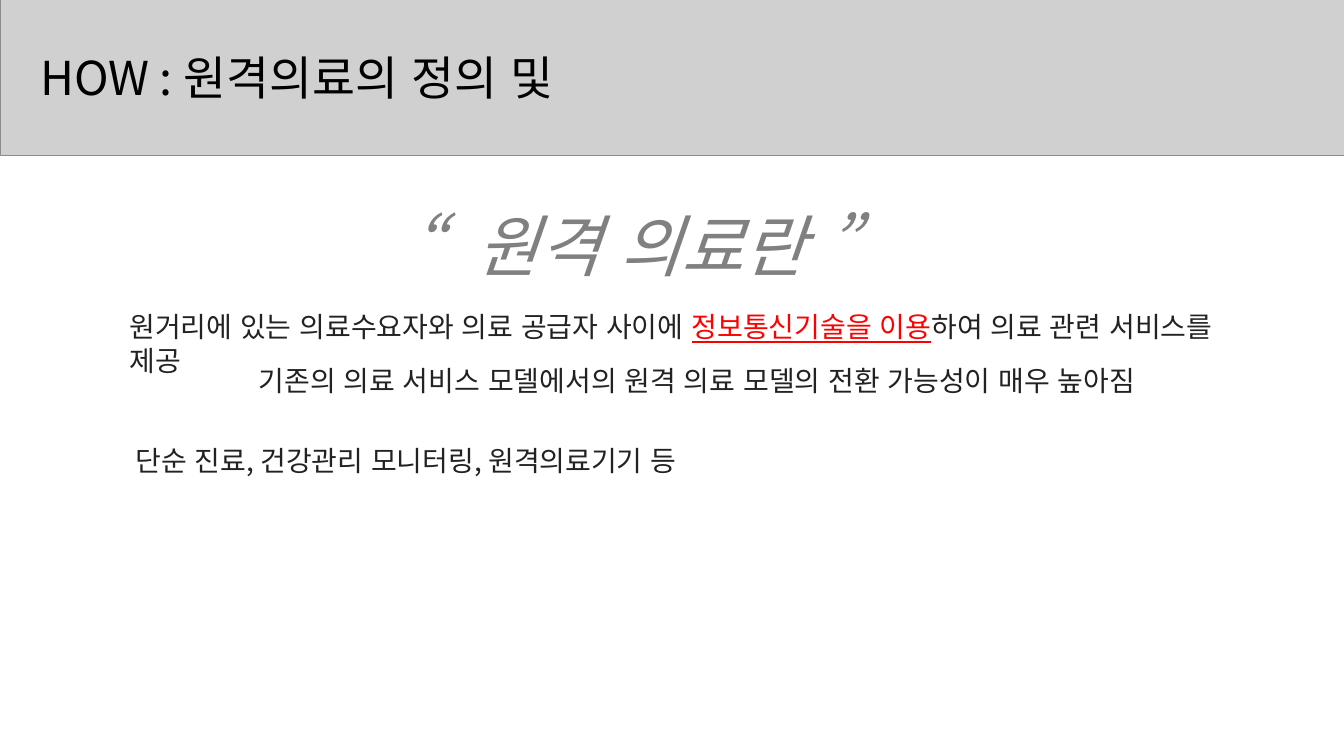
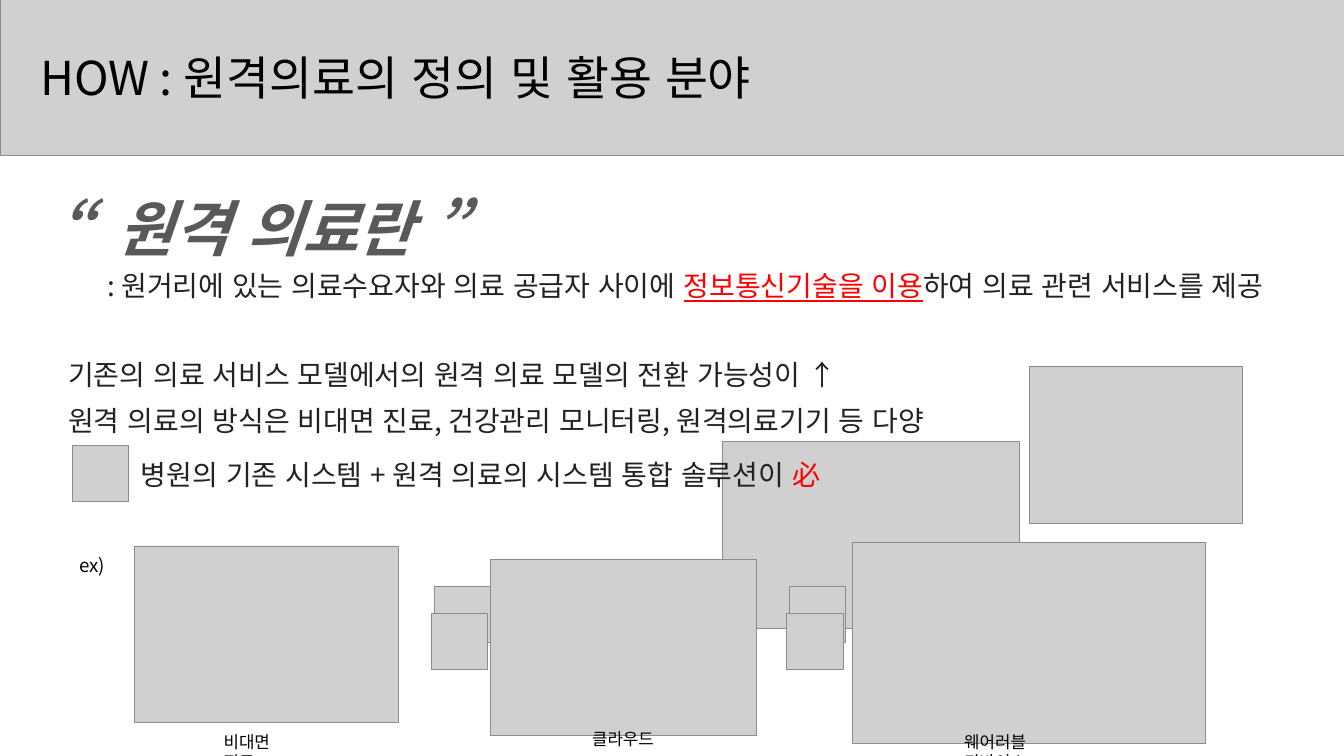
Before and after one commit to zdlghtjdz/codingtest, a slide deck: slide 3 of 공채관련_자료/농심 NDS/NDS 임원 면접 초안2.pptx. Drawn at 1344x756 pixels with LibreOffice and Linux fonts; fonts in the diff are those of the drawing; grey boxes stand for pictures. Boxes give left, top, right and bottom in pixels: in the first picture for what was removed or moved away, otherwise in the second. Text is boxed around its words. In the diff, an @@ line names an element or a change of style, - is before the commit and + after.

```diff
--- a/공채관련_자료/농심 NDS/NDS 임원 면접 초안2.pptx
+++ b/공채관련_자료/농심 NDS/NDS 임원 면접 초안2.pptx
@@ text at box(40, 56, 751, 99): text changed @@
-HOW : 원격의료의 정의 및
+HOW : 원격의료의 정의 및 활용 분야
@@ text "“원격 의료란 ”": place and size @@
-text "“원격 의료란 ”" at box(477, 215, 804, 276)
+text "“원격 의료란 ”" at box(118, 200, 413, 257)
@@ text "“원격 의료란 ”" at box(118, 200, 413, 257): size 72 to 65 pt, text colour #808080 to #595959, bold on @@
@@ text at box(121, 273, 1263, 302): text changed @@
-원거리에 있는 의료수요자와 의료 공급자 사이에 정보통신기술을 이용하여 의료 관련 서비스를 제공
+: 원거리에 있는 의료수요자와 의료 공급자 사이에 정보통신기술을 이용하여 의료 관련 서비스를 제공
@@ text at box(68, 361, 800, 388): text changed @@
-기존의 의료 서비스 모델에서의 원격 의료 모델의 전환 가능성이 매우 높아짐
+기존의 의료 서비스 모델에서의 원격 의료 모델의 전환 가능성이 ↑
@@ picture added at box(1030, 366, 1243, 523) @@
@@ text at box(68, 408, 924, 436): text changed @@
-단순 진료, 건강관리 모니터링, 원격의료기기 등
+원격 의료의 방식은 비대면 진료, 건강관리 모니터링, 원격의료기기 등 다양
@@ picture added at box(73, 445, 129, 501) @@
@@ picture added at box(722, 441, 1019, 628) @@
@@ text added at box(141, 457, 820, 493), 30 pt, text #222222 @@
+병원의 기존 시스템 + 원격 의료의 시스템 통합 솔루션이 必
@@ text added at box(79, 557, 105, 576), 20 pt, text #000000 @@
+ex)
@@ picture added at box(134, 546, 398, 722) @@
@@ picture added at box(491, 559, 756, 735) @@
@@ picture added at box(853, 542, 1206, 744) @@
@@ picture added at box(434, 587, 491, 643) @@
@@ picture added at box(790, 587, 846, 643) @@
@@ picture added at box(431, 613, 488, 669) @@
@@ picture added at box(787, 613, 843, 669) @@
@@ text added at box(224, 734, 270, 750), 18 pt, text #000000 @@
+비대면 진료
@@ text added at box(592, 731, 654, 750), 18 pt, text #000000 @@
+클라우드
@@ text added at box(964, 734, 1026, 753), 18 pt, text #000000 @@
+웨어러블 디바이스
```
Also in this commit, not shown: 2 other slides changed.
